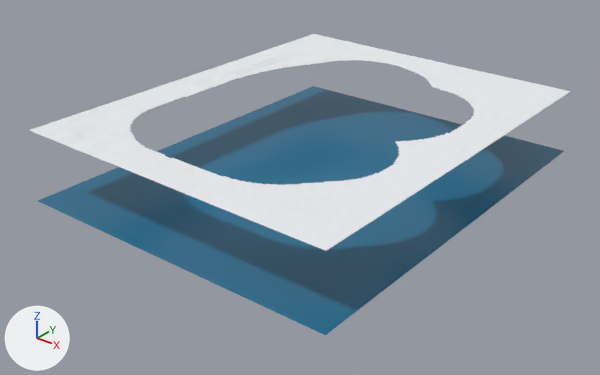
The glTF model public/environments/us-2023/far.glb, before and after one commit.
The view is the same before and after, from a 50 mm camera at (4303.0, -5645.0, 3298.0) aimed at (-20.0, -241.0, -52.0). Lighting does not change. The marker at lower left points along +X, +Y and +Z. The older version comes first. Where no turn or scale is listed for an object, it has been applied to the vertices. Vertices at exactly the same position are counted once.

Names of what the first picture shows: 'terrain', 'water'.
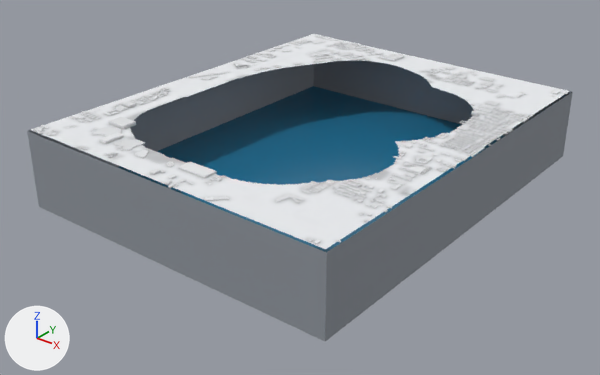
Where the newer file only moved an object's origin or applied its transform, the numbers keep the older frame.

Location of each change, [x1, y1, x2, y2] in pixels of the pictures (600 x 375 px; the box of a moved part takes in the faces that stretch with it):
'plinth', added
    after: [27, 60, 573, 341]
'building', added
    after: [34, 35, 567, 244]
part 1 of me_terrain, moved or reshaped
    before: [29, 34, 571, 251]
    after: [31, 34, 569, 249]
part 2 of me_terrain, recoloured
    both: [37, 36, 564, 247]
'water', unchanged, covered by the edit
    before: [38, 86, 564, 335]
    after: [118, 86, 505, 252]

Edits to the bpy script that builds the scene:
```text
Add mat_plinth:
    mat_plinth = principled_material('plinth')
    mat_plinth.base_color = (0.27, 0.296, 0.332)  # grey #8e949c
    mat_plinth.roughness = 0.95
Add mat_building:
    mat_building = bpy.data.materials.new('building')
    # nodes: BsdfPrincipled, Mix, OutputMaterial, VertexColor
    # colours: white #f4f6f8, mixed with the vertex colours
Change me_terrain:
    used by ob_terrain; location = (-12.0, 12.0, 639.0)
    remove me_terrain.from_pydata(...)  # 26517 vertices, 51426 faces; spans x -1576.0..1576.0, y -1968.0..1968.0, z -23.0..23.0
    add me_terrain.from_pydata(...)  # 25629 vertices, 49652 faces; spans x -1576.0..1560.0, y -1952.0..1968.0, z -22.0..22.0
    me_terrain part 1: 456 vertices moved from x -1576.0..1560.0, y -1952.0..1968.0, z -22.0..20.0 to x -1576.0..1560.0, y -1952.0..1968.0, z -19.0..19.0; 2391 vertices removed from x -1576.0..1576.0, y -1968.0..1968.0, z -23.0..23.0; 1503 vertices added at x -1576.0..1560.0, y -1952.0..1968.0, z -22.0..22.0
    me_terrain part 2: 24428 kept faces spanning x -1576.0..1560.0, y -1952.0..1968.0, z -19.0..22.0 get new vertex colours
Add me_plinth:
    me_plinth.from_pydata(...)  # 4466 vertices, 4468 faces; spans x -1584.0..1584.0, y -1976.0..1976.0, z -361.0..361.0
    me_plinth.materials.append(mat_plinth)  # grey #8e949c
Add me_building:
    me_building.from_pydata(...)  # 12960 vertices, 18483 faces; spans x -1583.0..1583.0, y -1971.0..1971.0, z -31.0..31.0
    me_building.materials.append(mat_building)
Add ob_plinth:
    ob_plinth = bpy.data.objects.new('plinth', me_plinth)
    ob_plinth.location = (-4.0, 4.0, 301.0)
Add ob_building:
    ob_building = bpy.data.objects.new('building', me_building)
    ob_building.location = (-3.0, 8.0, 651.0)
```
